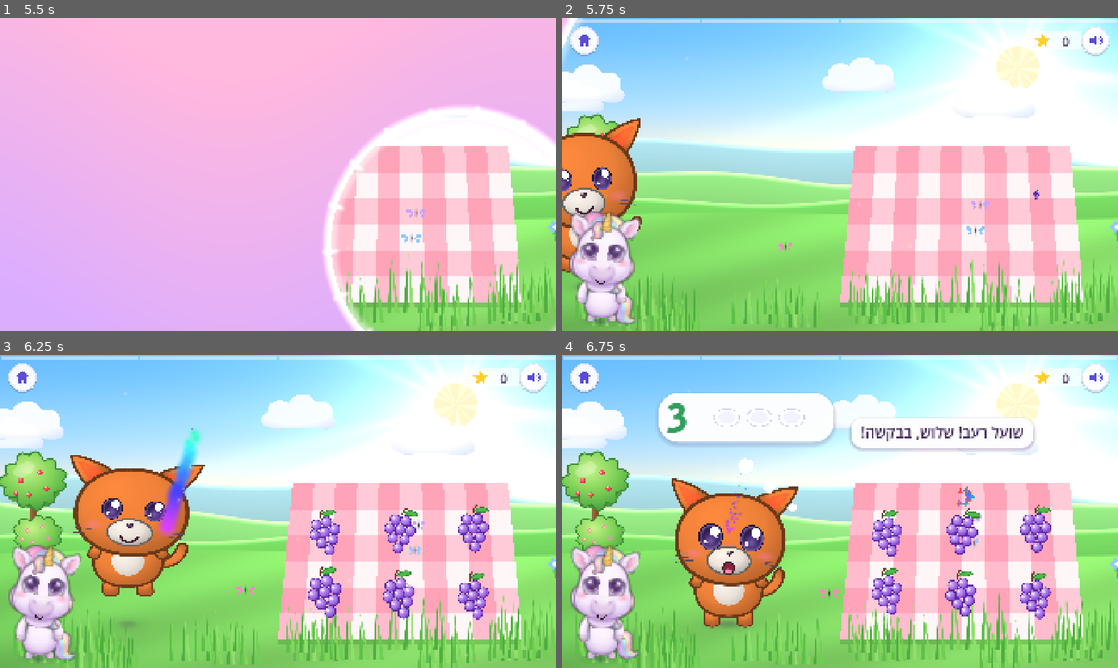
Above: before the commit, frames 1-4 (two rows, left to right).
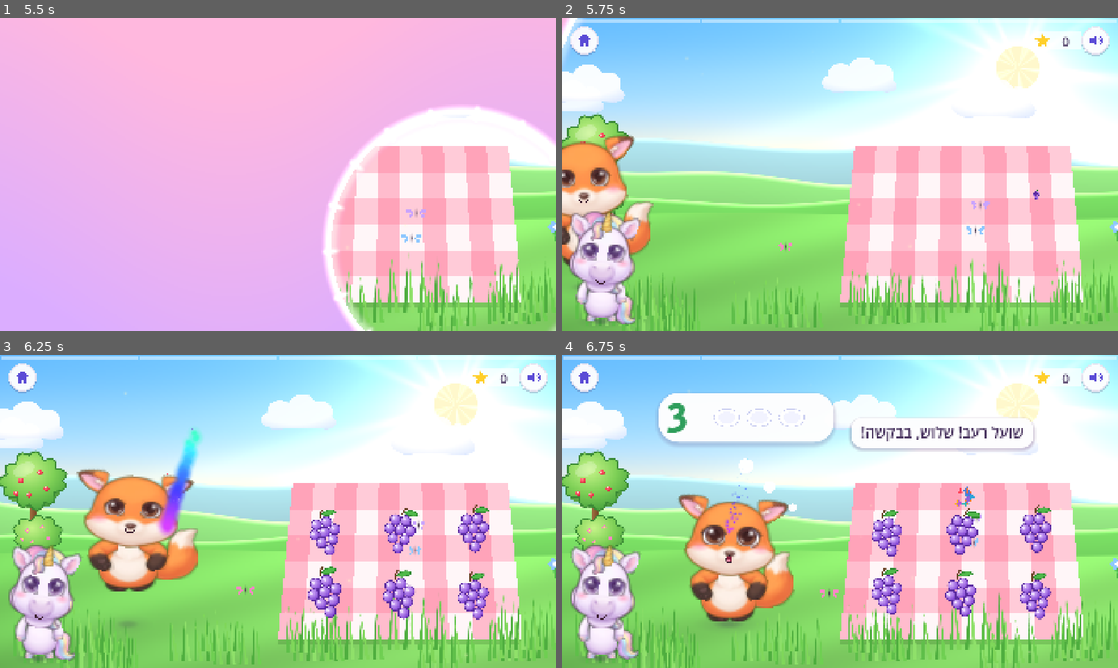
Above: after the commit, the same moments.

Repository: 0gring/EMI-Game
Game: Godot game, scene res://scenes/hub.tscn
Same seed, same stepped clock (60 frames per second), same inputs: the game is played once before the commit and once after it.
Inputs (mouse positions are in pixels of both pictures, inside the frame that each line leads up to):
- Up to frame 1 (5.5 s): move the mouse to (400, 158) at 0.52 s; click (400, 158) at 0.67 s; drag from (166, 190) to (250, 237) at 1.27 s; move the mouse to (333, 105) at 2.02 s; click (333, 105) at 2.17 s; drag from (250, 237) to (111, 127) at 2.77 s; move the mouse to (444, 221) at 3.52 s; click (444, 221) at 3.67 s; drag from (111, 127) to (194, 96) at 4.27 s; move the mouse to (305, 174) at 5.02 s; click (305, 174) at 5.17 s
- Up to frame 2 (5.75 s): no input
- Up to frame 3 (6.25 s): drag from (194, 433) to (166, 527) at 5.77 s
- Up to frame 4 (6.75 s): move the mouse to (962, 495) at 6.52 s; click (962, 495) at 6.67 s

Frame 1 is identical in both runs. In frame 2, 3.6% of the frame differs, in the area x 0-17%, y 32-82%; in frame 3, 6.2%; in frame 4, 6.6%, in the area x 19-43%, y 39-88%.

Commit message:
Paint the pig, the bear and the fox
From the third batch of generated sheets: the pig (body and face), the bear
(body and face) and the fox (body; no face sheet yet).

- Pig: its blue eyes, the small ω mouth, the "O", the big laugh and the
  tongue-out mouth; the open talking mouth stays drawn.
- Bear: its sheet drew every mouth on a whole muzzle, so the bear swaps its
  entire muzzle with each expression, laid over the painted one.
- Fox: borrows the bear's brown eyes (a layout can now name another animal
  for its eyes) and the drawn mouths until it has its own face sheet.

Pieces Gemini drew over other pieces or with faded body parts behind them
were left out. Six species are now painted - unicorn, frog, mouse, pig, bear
and fox - and appear painted in every game; the play-test passes.

Co-Authored-By: Claude Opus 5.5 <noreply@anthropic.com>
Claude-Session: https://claude.ai/code/session_01Vq7rWJfLkRFcevPa2Fraqn

Diff:
--- a/godot/scripts/creature.gd
+++ b/godot/scripts/creature.gd
@@ -286,15 +286,17 @@
 		p.rotation = e[4]
 
 	var ey: Dictionary = cfg["eyes"]
+	# eyes can come from another painted animal while this one has no face sheet
+	var ek: String = cfg.get("eye_kit", kit)
 	for side in [-1, 1]:
 		var key := "l" if side < 0 else "r"
 		# the right eye is mirrored so painted lashes sit on the outside
-		var e := piece(kit, "eye", head, Vector2(side * float(ey["x"]), ey["y"]), ey["h"], Vector2(0.5, 0.5), side > 0)
+		var e := piece(ek, "eye", head, Vector2(side * float(ey["x"]), ey["y"]), ey["h"], Vector2(0.5, 0.5), side > 0)
 		e.set_meta("s", absf(e.scale.x))
 		e.set_meta("flip", -1.0 if side > 0 else 1.0)
 		parts["eye_" + key] = e
-		if _has(kit, "eye_happy"):
-			parts["happy_" + key] = piece(kit, "eye_happy", head, Vector2(side * float(ey["x"]), ey.get("happy_y", ey["y"])), ey["happy_h"], Vector2(0.5, 0.5), side > 0)
+		if _has(ek, "eye_happy"):
+			parts["happy_" + key] = piece(ek, "eye_happy", head, Vector2(side * float(ey["x"]), ey.get("happy_y", ey["y"])), ey["happy_h"], Vector2(0.5, 0.5), side > 0)
 		else:
 			parts["happy_" + key] = spr("eye_happy", head, Vector2(side * float(ey["x"]), ey["y"]), 0.4)
 		var ck: Dictionary = cfg["cheeks"]
--- a/godot/scripts/painted.gd
+++ b/godot/scripts/painted.gd
@@ -41,4 +41,33 @@
 		"cheeks": {"x": 250, "y": 70},
 		"arm_rest": 0.12,
 	},
+	"pig": {
+		"kit": "pig",
+		"head_h": 640,
+		"ears": {"x": 215, "y": -185, "h": 290, "anchor": Vector2(0.55, 0.9), "rot": 0.3},
+		"tail": {"pos": Vector2(150, -190), "h": 140, "anchor": Vector2(0.2, 0.5)},
+		"eyes": {"x": 145, "y": -40, "h": 150, "happy_h": 70, "happy_y": -50},
+		"mouth": {"y": 235, "h": 70},
+		"cheeks": {"x": 235, "y": 80},
+	},
+	"bear": {
+		"kit": "bear",
+		"head_h": 640,
+		"ears": {"x": 260, "y": -235, "h": 230, "anchor": Vector2(0.5, 0.75), "rot": 0.2},
+		"tail": {"pos": Vector2(150, -130), "h": 120, "anchor": Vector2(0.3, 0.5)},
+		"eyes": {"x": 145, "y": -40, "h": 150, "happy_h": 70, "happy_y": -50},
+		# the bear's mouths are whole muzzles, laid over the painted one
+		"mouth": {"y": 145, "h": 215},
+		"cheeks": {"x": 235, "y": 60},
+	},
+	"fox": {
+		"kit": "fox",
+		"eye_kit": "bear",
+		"head_h": 600,
+		"ears": {"x": 180, "y": -180, "h": 260, "anchor": Vector2(0.5, 0.95), "rot": 0.3},
+		"tail": {"pos": Vector2(150, -120), "h": 430, "anchor": Vector2(0.12, 0.85)},
+		"eyes": {"x": 135, "y": -25, "h": 140, "happy_h": 65, "happy_y": -35},
+		"mouth": {"y": 160, "h": 80},
+		"cheeks": {"x": 225, "y": 70},
+	},
 }
Binary file added: godot/art/bear/arm_l.png
Not shown, added: godot/art/bear/arm_l.png.import
Binary file added: godot/art/bear/arm_r.png
Not shown, added: godot/art/bear/arm_r.png.import
Binary file added: godot/art/bear/body.png
Not shown, added: godot/art/bear/body.png.import
Binary file added: godot/art/bear/ear_l.png
Not shown, added: godot/art/bear/ear_l.png.import
Binary file added: godot/art/bear/ear_r.png
Not shown, added: godot/art/bear/ear_r.png.import
Binary file added: godot/art/bear/eye.png
Not shown, added: godot/art/bear/eye.png.import
(and 82 more such lines)
